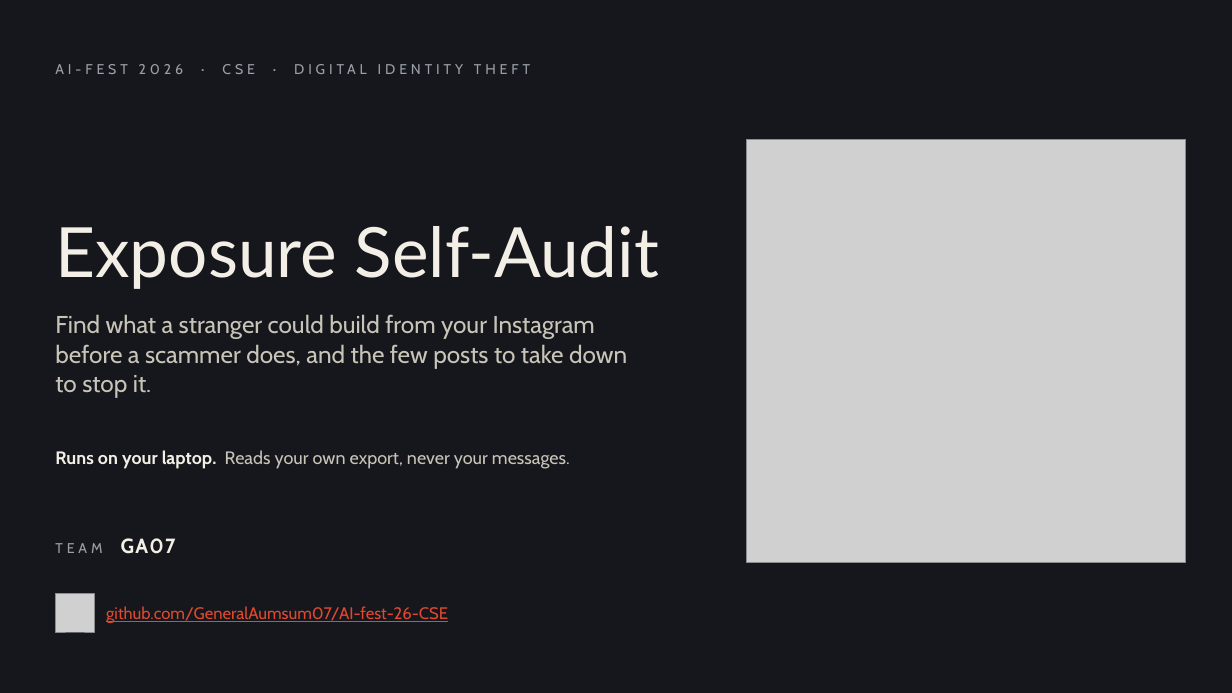
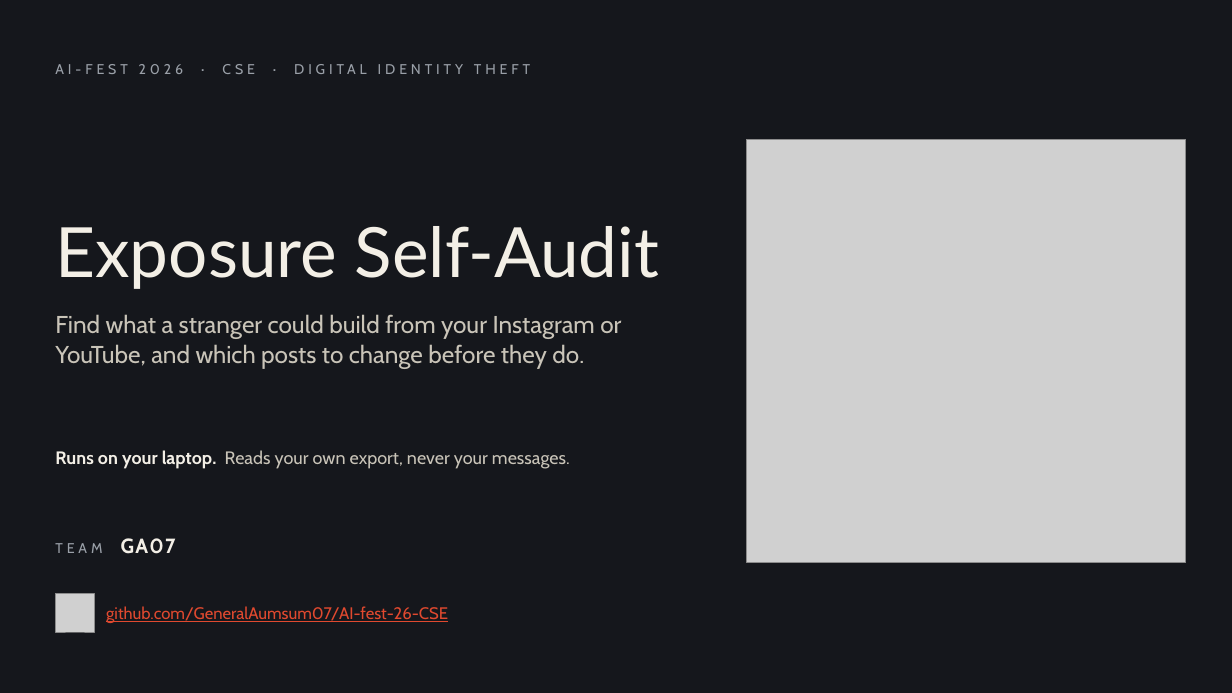
Before and after one commit to GeneralAumsum07/AI-fest-26-CSE, a slide deck: slide 1 of deck/exposure-self-audit.pptx. Drawn at 1232x693 pixels with LibreOffice and Linux fonts; fonts in the diff are those of the drawing; grey boxes stand for pictures. Boxes give left, top, right and bottom in pixels: in the first picture for what was removed or moved away, otherwise in the second. Text is boxed around its words. In the diff, an @@ line names an element or a change of style, - is before the commit and + after.

```diff
--- a/deck/exposure-self-audit.pptx
+++ b/deck/exposure-self-audit.pptx
@@ text at (55, 314, 621, 369): text changed @@
-Find what a stranger could build from your Instagram before a scammer does, and the few posts to take down to stop it.
+Find what a stranger could build from your Instagram or YouTube, and which posts to change before they do.
```
Also in this commit, not shown: 5 other slides changed, 1 slide added, 4 other files.
